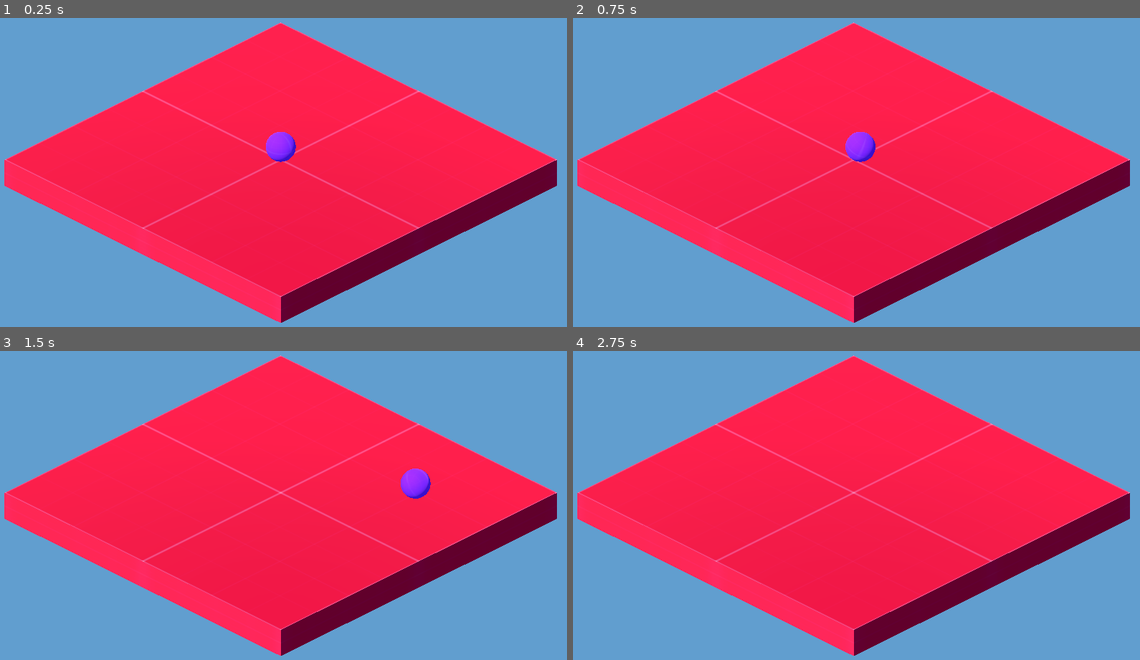
Above: before the commit, frames 1-4 (two rows, left to right).
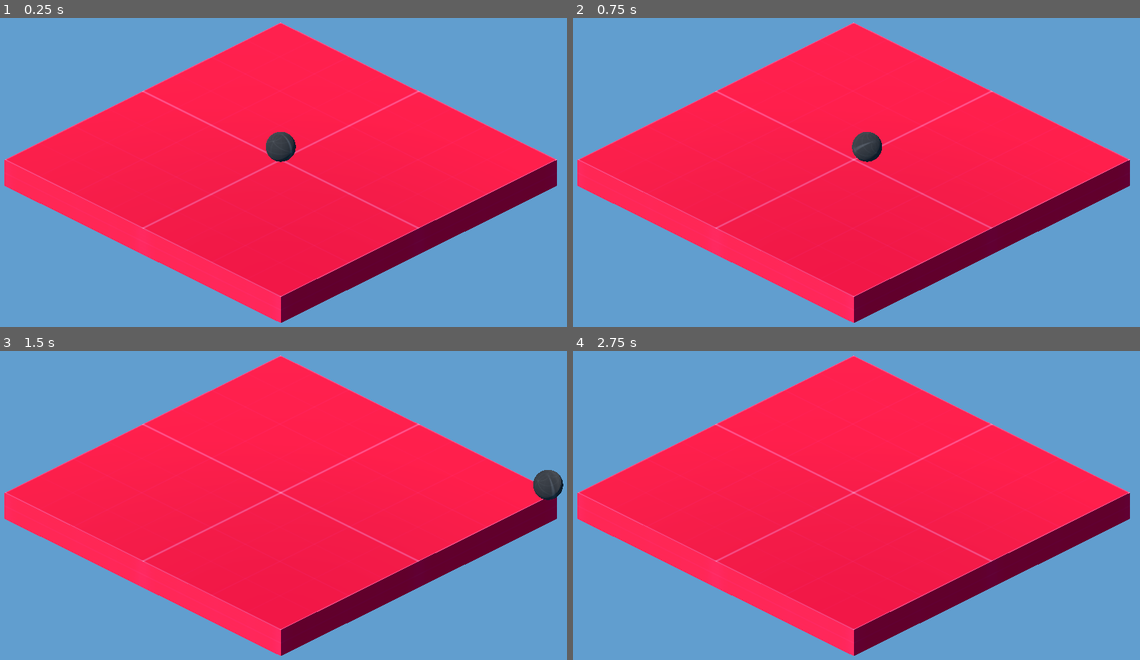
Above: after the commit, the same moments.

Repository: RandomPuddles/Game-Jam
Game: Godot game, scene res://Scenes/Main.tscn
Two runs of this game, one before a commit and one after it. Both use one fixed random seed, a clock stepped at 60 frames per second and the inputs below.
Inputs:
- Up to frame 1 (0.25 s): no input
- Up to frame 2 (0.75 s): tap Enter at 0.5 s; hold D (Right) from 0.53 s (still down); hold Shift (Boost, bound only after the commit) from 0.53 s (still down)
- Up to frame 3 (1.5 s): release D (Right) at 1.28 s; release Shift (Boost, bound only after the commit) at 1.28 s; hold S (Backward) from 1.28 s (still down); tap Shift (Boost, bound only after the commit) at 1.35 s
- Up to frame 4 (2.75 s): release S (Backward) at 2.03 s; hold D (Right) from 2.03 s (still down); hold Shift (Boost, bound only after the commit) from 2.03 s (still down)

The runs differ from the first frame. In frame 1, 0.4% of the frame differs, in the area x 46-53%, y 36-47%; in frame 2, 0.5%; in frame 3, 0.8%, in the area x 70-100%, y 38-49%; in frame 4, nothing differs.

Commit message:
Added boost to marble

Diff:
--- a/game-jam/Code/marble.gd
+++ b/game-jam/Code/marble.gd
@@ -1,7 +1,9 @@
 extends RigidBody3D
 
-@export var move_force :float = 10.0
+@export var move_force: float = 10.0
+var current_move_force: float = 10.0
 @export var max_ang_speed :float = 50.0
+@export var boost_strength :float = 500.0
 var camera_3d : Camera3D
 
 func _ready():
@@ -12,14 +14,17 @@
 	pass
 
 func _physics_process(_delta: float) -> void:
+	if Input.is_action_pressed("Boost"):
+		current_move_force *= 2
 	if Input.is_action_pressed("Forward"):
-		apply_torque(camera_3d.global_basis * Vector3(-1, 0, 0) * move_force)
+		apply_torque(camera_3d.global_basis * Vector3(-1, 0, 0) * current_move_force)
 	if Input.is_action_pressed("Backward"):
-		apply_torque(camera_3d.global_basis * Vector3(1, 0, 0) * move_force)
+		apply_torque(camera_3d.global_basis * Vector3(1, 0, 0) * current_move_force)
 	if Input.is_action_pressed("Right"):
-		apply_torque(camera_3d.global_basis * Vector3(0, 0, -1) * move_force)
+		apply_torque(camera_3d.global_basis * Vector3(0, 0, -1) * current_move_force)
 	if Input.is_action_pressed("Left"):
-		apply_torque(camera_3d.global_basis * Vector3(0, 0, 1) * move_force)
+		apply_torque(camera_3d.global_basis * Vector3(0, 0, 1) * current_move_force)
+	current_move_force = move_force
 
 	# clamp rotational velocity
 	if angular_velocity.length() > max_ang_speed:
--- a/game-jam/Scenes/Marble.tscn
+++ b/game-jam/Scenes/Marble.tscn
@@ -1,7 +1,7 @@
 [gd_scene load_steps=7 format=3 uid="uid://y4sh7ttbpw7h"]
 
 [ext_resource type="Script" uid="uid://8ety5g622ew0" path="res://Code/marble.gd" id="1_4ln81"]
-[ext_resource type="Texture2D" uid="uid://wd6vvobogfn4" path="res://Assets/kenney_prototype-textures/PNG/Purple/texture_02.png" id="2_2xo18"]
+[ext_resource type="Texture2D" uid="uid://1hbybco83e7l" path="res://Assets/kenney_prototype-textures/PNG/Dark/texture_04.png" id="2_4ln81"]
 
 [sub_resource type="PhysicsMaterial" id="PhysicsMaterial_1q3qd"]
 friction = 3.15
@@ -10,7 +10,7 @@
 [sub_resource type="SphereShape3D" id="SphereShape3D_xett3"]
 
 [sub_resource type="StandardMaterial3D" id="StandardMaterial3D_pbw6q"]
-albedo_texture = ExtResource("2_2xo18")
+albedo_texture = ExtResource("2_4ln81")
 
 [sub_resource type="SphereMesh" id="SphereMesh_6hgf6"]
 material = SubResource("StandardMaterial3D_pbw6q")
--- /dev/null
+++ b/game-jam/Scenes/physicsBox.tscn
@@ -0,0 +1,15 @@
+[gd_scene load_steps=3 format=3 uid="uid://b2heri7rvl10r"]
+
+[sub_resource type="BoxShape3D" id="BoxShape3D_wo4ii"]
+
+[sub_resource type="BoxMesh" id="BoxMesh_ke8kr"]
+
+[node name="Node3D" type="Node3D"]
+
+[node name="box" type="RigidBody3D" parent="."]
+
+[node name="CollisionShape3D" type="CollisionShape3D" parent="box"]
+shape = SubResource("BoxShape3D_wo4ii")
+
+[node name="MeshInstance3D" type="MeshInstance3D" parent="box/CollisionShape3D"]
+mesh = SubResource("BoxMesh_ke8kr")
--- a/game-jam/project.godot
+++ b/game-jam/project.godot
@@ -41,3 +41,8 @@
 "events": [Object(InputEventKey,"resource_local_to_scene":false,"resource_name":"","device":-1,"window_id":0,"alt_press …(192 unchanged characters)…
 ]
 }
+Boost={
+"deadzone": 0.2,
+"events": [Object(InputEventKey,"resource_local_to_scene":false,"resource_name":"","device":-1,"window_id":0,"alt_pressed":false,"shift_pressed":false,"ctrl_pressed":false,"meta_pressed":false,"pressed":false,"keycode":0,"physical_keycode":4194325,"key_label":0,"unicode":0,"location":0,"echo":false,"script":null)
+]
+}
